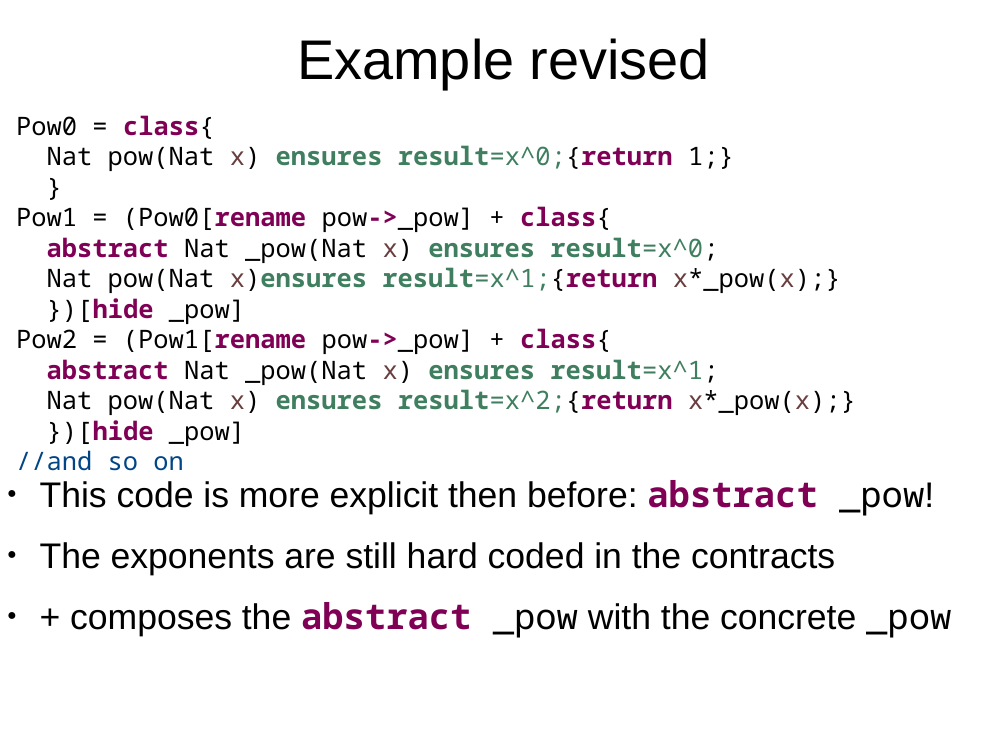
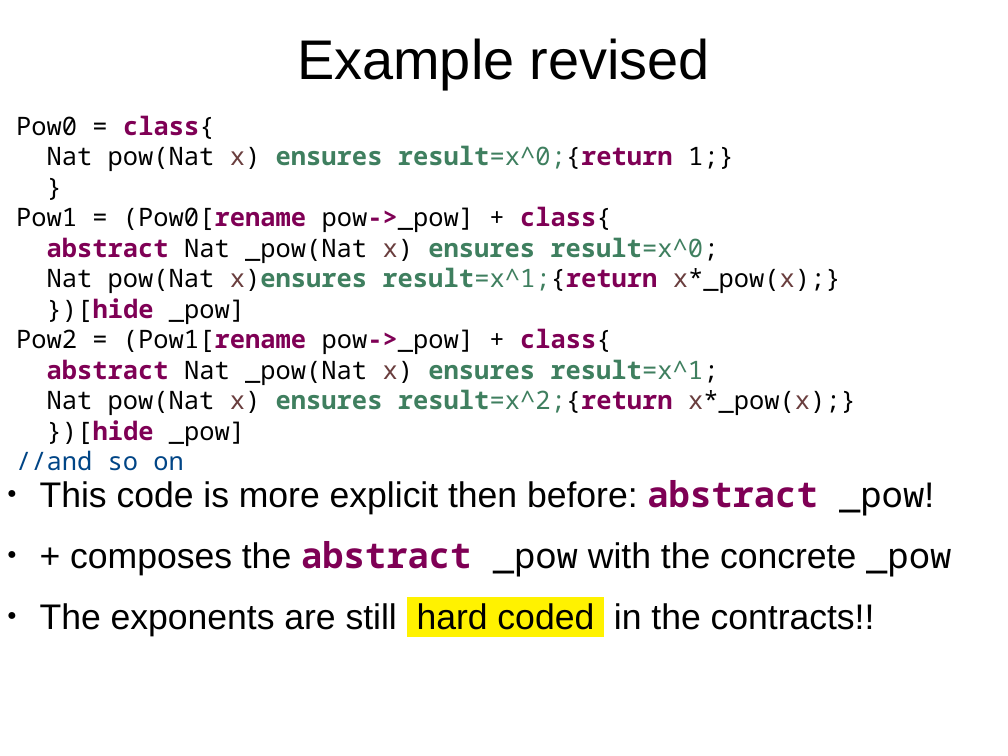
Before and after one commit to ElvisResearchGroup/L42, a slide deck: slide 8 of Main/papers/Sapling2/Slides.odp. Drawn at 1008x756 pixels with LibreOffice and Linux fonts; fonts in the diff are those of the drawing. Boxes give left, top, right and bottom in pixels: in the first picture for what was removed or moved away, otherwise in the second. Text is boxed around its words. In the diff, an @@ line names an element or a change of style, - is before the commit and + after.

```diff
--- a/Main/papers/Sapling2/Slides.odp
+++ b/Main/papers/Sapling2/Slides.odp
@@ text at [40, 542, 835, 575]: paragraph removed @@
-● The exponents are still hard coded in the contracts
@@ text at [40, 603, 875, 636]: paragraph added @@
+● The exponents are still hard coded in the contracts!!
```
Also in this commit, not shown: 4 other slides changed, 3 other files.
